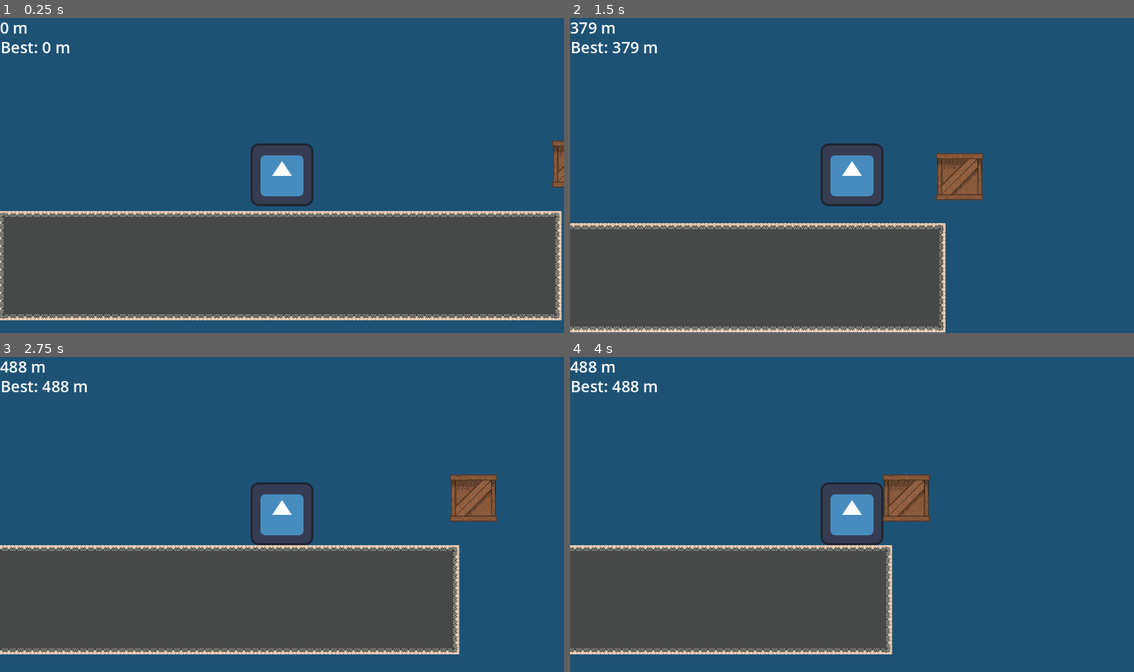
Above: before the commit, frames 1-4 (two rows, left to right).
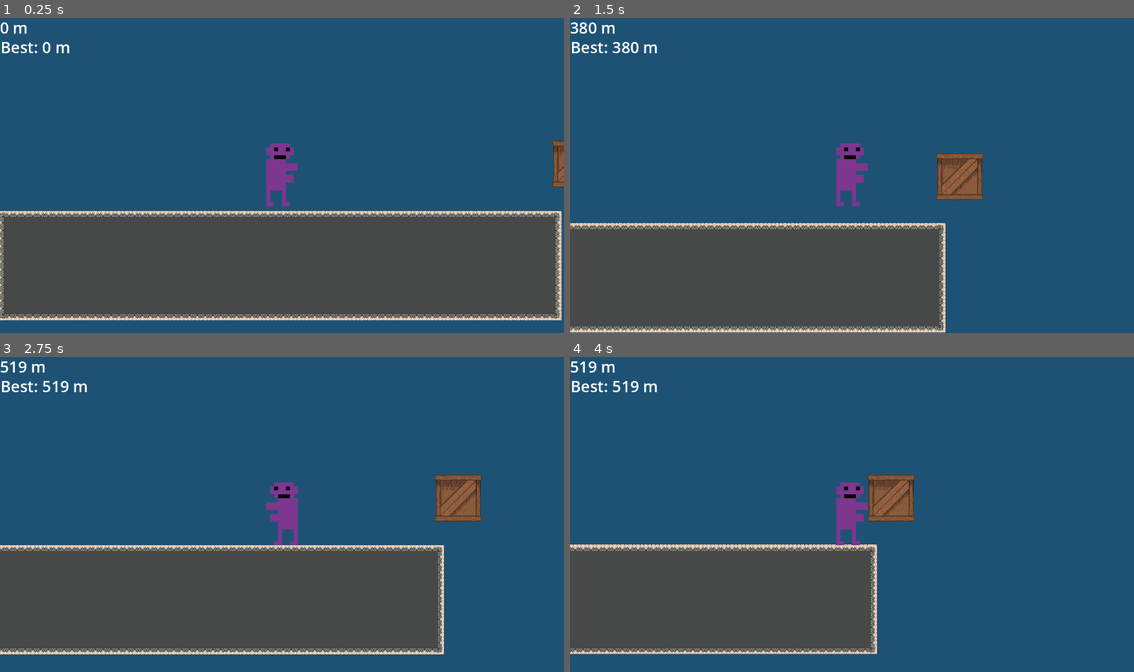
Above: after the commit, the same moments.

Repository: markalmax/Signal-that
Game: Godot game, scene res://main.tscn
Same seed, same stepped clock (60 frames per second), same inputs: the game is played once before the commit and once after it. The engine's default icon, where the game draws it, is replaced by a stand-in: a white triangle on a blue panel in a dark square.
Inputs (mouse positions are in pixels of both pictures, inside the frame that each line leads up to):
- Up to frame 1 (0.25 s): no input
- Up to frame 2 (1.5 s): tap Enter at 0.5 s; move the mouse to (976, 159) at 0.52 s; hold D (East) from 0.53 s (still down); click (976, 159) at 0.6 s; tap Space (Jump) at 0.77 s; move the mouse to (739, 191) at 1.27 s; right-click (739, 191) at 1.35 s
- Up to frame 3 (2.75 s): tap Space (Jump) at 1.52 s; move the mouse to (338, 445) at 2.02 s; release D (East) at 2.03 s; hold A (West) from 2.03 s (still down); click (338, 445) at 2.1 s
- Up to frame 4 (4 s): move the mouse to (823, 577) at 2.77 s; release A (West) at 2.78 s; hold D (East) from 2.78 s (still down); right-click (823, 577) at 2.85 s; tap Space (Jump) at 3.02, 3.77 s; move the mouse to (1021, 561) at 3.52 s; click (1021, 561) at 3.6 s

The runs differ from the first frame. In frame 1, 2.2% of the frame differs, in the area x 44-56%, y 39-60%; in frame 2, 2.3%; in frame 3, 5.7%, in the area x 0-89%, y 1-95%; in frame 4, 5.3%.

Commit message:
Finalized game

Diff:
--- a/Scripts/character_body_2d.gd
+++ b/Scripts/character_body_2d.gd
@@ -12,6 +12,7 @@
 var is_grappling_right: bool = false
 var grapple_point_right: Vector2
 
+@onready var sprite: Sprite2D = $Sprite2D
 @onready var rope_left: Line2D = $Line2
 @onready var rope_right: Line2D = $Line2D
 @onready var ray_left: RayCast2D = $RayCast2D
@@ -59,6 +60,10 @@
 	var direction := Input.get_axis("West", "East")
 	if direction:
 		velocity.x = direction * speed
+		if direction < 0:
+			sprite.flip_h = true
+		else:
+			sprite.flip_h = false
 	else:
 		velocity.x = move_toward(velocity.x, 0, speed)
 
--- a/main.tscn
+++ b/main.tscn
@@ -1,10 +1,10 @@
 [gd_scene load_steps=15 format=4 uid="uid://c3ie1ef0vrqrw"]
 
 [ext_resource type="Script" uid="uid://chwgmmf4n4r6l" path="res://Scripts/character_body_2d.gd" id="1_h2yge"]
-[ext_resource type="Texture2D" uid="uid://c0iupro16utxs" path="res://images/icon.svg" id="1_ig7tw"]
 [ext_resource type="Texture2D" uid="uid://c2a4fbhjqabdu" path="res://Sprites/skeleton_game_tileset.png" id="2_0xm2m"]
 [ext_resource type="PackedScene" uid="uid://c0kd3i8i5fett" path="res://Prefabs/Turret.tscn" id="2_lquwl"]
 [ext_resource type="Script" uid="uid://cy64lekc1805i" path="res://Scripts/TurretSpawn.gd" id="4_1bvp3"]
+[ext_resource type="Texture2D" uid="uid://c3e81f7p13vpc" path="res://Sprites/purpleguy.png" id="5_7mycd"]
 [ext_resource type="Script" uid="uid://bybx7pgkbo5k0" path="res://Scripts/Score.gd" id="6_7mycd"]
 
 [sub_resource type="TileMapPattern" id="TileMapPattern_h2yge"]
@@ -246,7 +246,7 @@
 pattern_0 = SubResource("TileMapPattern_h2yge")
 
 [sub_resource type="RectangleShape2D" id="RectangleShape2D_0xm2m"]
-size = Vector2(126, 127)
+size = Vector2(65, 127)
 
 [sub_resource type="SystemFont" id="SystemFont_7mycd"]
 subpixel_positioning = 0
@@ -276,10 +276,11 @@
 script = ExtResource("1_h2yge")
 
 [node name="CollisionShape2D" type="CollisionShape2D" parent="player"]
+position = Vector2(-0.5, 0)
 shape = SubResource("RectangleShape2D_0xm2m")
 
 [node name="Sprite2D" type="Sprite2D" parent="player"]
-texture = ExtResource("1_ig7tw")
+texture = ExtResource("5_7mycd")
 
 [node name="Line2" type="Line2D" parent="player"]
 
Binary file added: Sprites/purpleguy.png
Not shown, added: Sprites/purpleguy.png.import
